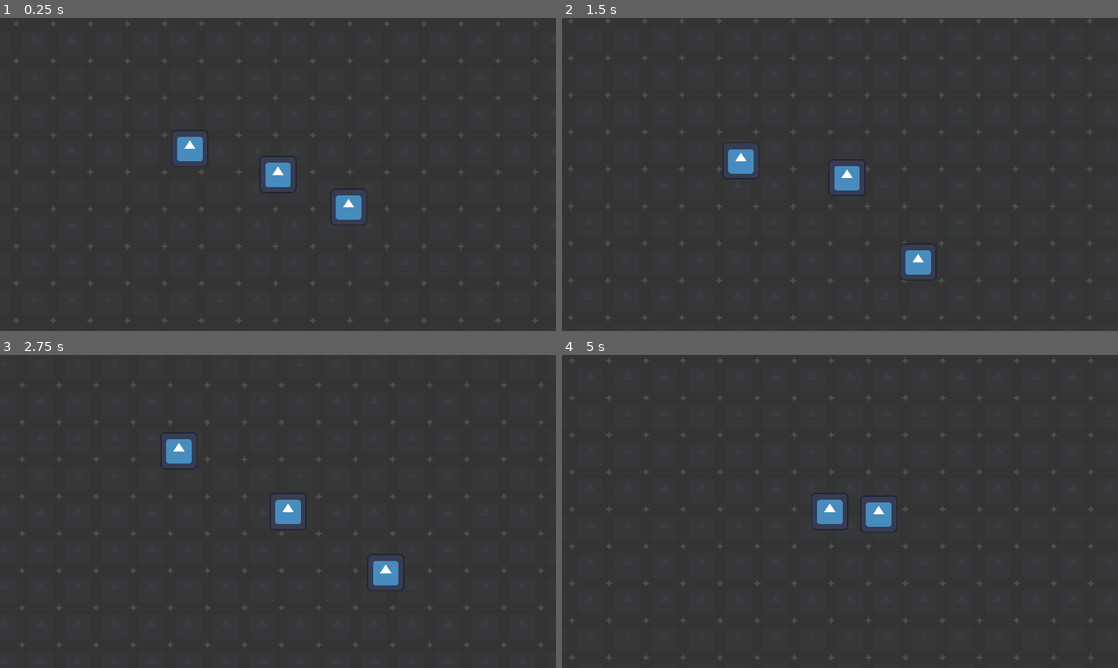
Above: before the commit, frames 1-4 (two rows, left to right).
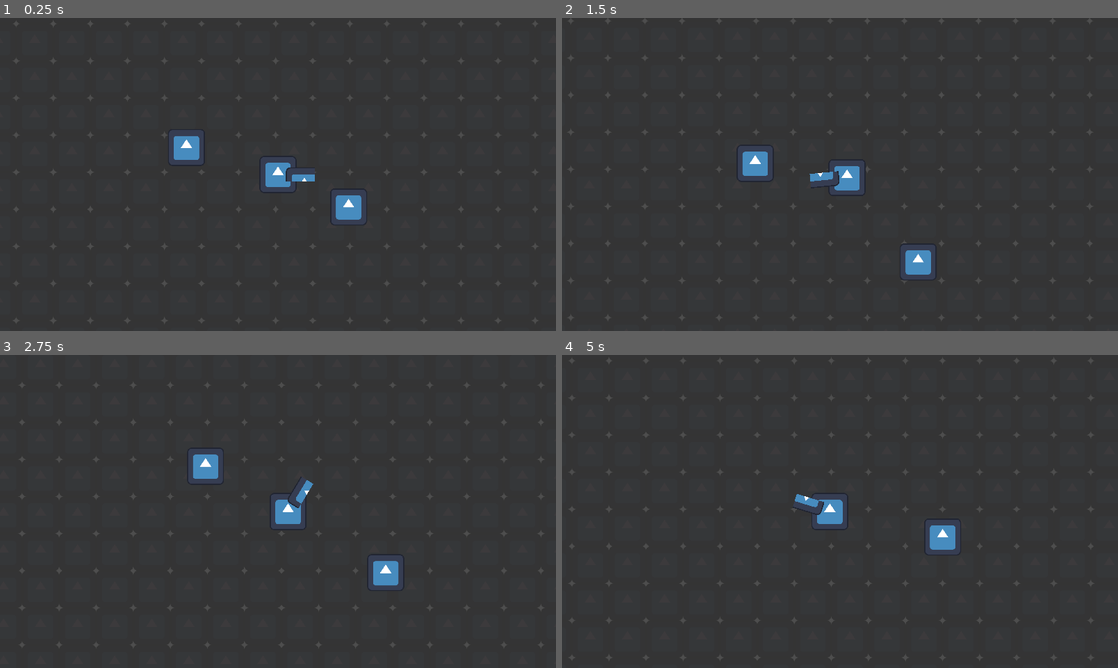
Above: after the commit, the same moments.

Repository: alfroids/Mama-Bazooka-
Game: Godot game, scene res://scenes/main/main.tscn
The game is run twice, just before and just after one commit, with the same random seed, the same clock (stepped at 60 frames per second) and the same inputs. The engine's default icon, where the game draws it, is replaced by a stand-in: a white triangle on a blue panel in a dark square.
Inputs (mouse positions are in pixels of both pictures, inside the frame that each line leads up to):
- Up to frame 1 (0.25 s): no input
- Up to frame 2 (1.5 s): move the mouse to (962, 158) at 0.52 s; press the mouse at (962, 158) at 0.53 s; hold D (move_right) 0.53-1.28 s; move the mouse to (728, 190) at 1.27 s; release the mouse at (728, 190) at 1.28 s; hold S (move_down) from 1.28 s (still down); click (728, 190) at 1.35 s
- Up to frame 3 (2.75 s): move the mouse to (333, 442) at 2.02 s; release S (move_down) at 2.03 s; press the mouse at (333, 442) at 2.03 s; hold D (move_right) from 2.03 s (still down)
- Up to frame 4 (5 s): move the mouse to (812, 574) at 2.77 s; release D (move_right) at 2.78 s; release the mouse at (812, 574) at 2.78 s; hold W (move_up) 2.78-3.53 s; click (812, 574) at 2.85 s; move the mouse to (1006, 558) at 3.52 s; press the mouse at (1006, 558) at 3.53 s; hold A (move_left) from 3.53 s (still down); move the mouse to (673, 464) at 4.27 s; release the mouse at (673, 464) at 4.28 s; click (673, 464) at 4.35 s

The runs differ from the first frame. In frame 1, 0.5% of the frame differs, in the area x 30-57%, y 35-53%; in frame 2, 1.0%; in frame 3, 1.4%; in frame 4, 1.6%, in the area x 41-72%, y 44-64%.

Commit message:
Add a simple weapon and reactions

Diff:
--- a/project.godot
+++ b/project.godot
@@ -62,6 +62,11 @@
 "events": [Object(InputEventKey,"resource_local_to_scene":false,"resource_name":"","device":-1,"window_id":0,"alt_press …(191 unchanged characters)…
 ]
 }
+hit={
+"deadzone": 0.5,
+"events": [Object(InputEventMouseButton,"resource_local_to_scene":false,"resource_name":"","device":-1,"window_id":0,"alt_pressed":false,"shift_pressed":false,"ctrl_pressed":false,"meta_pressed":false,"button_mask":1,"position":Vector2(134, 6),"global_position":Vector2(143, 48),"factor":1.0,"button_index":1,"canceled":false,"pressed":true,"double_click":false,"script":null)
+]
+}
 
 [layer_names]
 
--- a/scenes/child/child.gd
+++ b/scenes/child/child.gd
@@ -1,3 +1,4 @@
+class_name Child
 extends CharacterBody2D
 
 
@@ -8,6 +9,7 @@
 var mother: CharacterBody2D
 
 @onready var player: CharacterBody2D = get_tree().get_first_node_in_group(&"player") as CharacterBody2D
+@onready var hp: int = 3
 
 
 func _physics_process(delta: float) -> void:
@@ -27,3 +29,9 @@
 		velocity = velocity.move_toward(speed * mother_dir, delta * acceleration)
 
 	move_and_slide()
+
+
+func hit() -> void:
+	hp -= 1
+	if hp <= 0:
+		queue_free()
--- a/scenes/main/main.tscn
+++ b/scenes/main/main.tscn
@@ -15,9 +15,9 @@
 [node name="Mother" parent="." instance=ExtResource("2_cgwta")]
 position = Vector2(-349, -103)
 
-[node name="Player2" parent="." instance=ExtResource("4_id310")]
+[node name="Player" parent="." instance=ExtResource("4_id310")]
 
-[node name="Camera2D" type="Camera2D" parent="Player2"]
+[node name="Camera2D" type="Camera2D" parent="Player"]
 process_callback = 0
 position_smoothing_enabled = true
 
--- a/scenes/mother/mother.gd
+++ b/scenes/mother/mother.gd
@@ -1,14 +1,30 @@
+class_name Mother
 extends CharacterBody2D
 
 
-@export var speed: float = 200.0
+@export var speed: float = 250.0
+@export var acceleration: float = 1200.0
 
 @onready var player: CharacterBody2D = get_tree().get_first_node_in_group(&"player") as CharacterBody2D
+@onready var is_stunned: bool = false
+@onready var stun_timer: Timer = $StunTimer as Timer
 
 
-func _physics_process(_delta: float) -> void:
+func _physics_process(delta: float) -> void:
+	if is_stunned:
+		return
+
 	if player:
 		var player_dir: Vector2 = global_position.direction_to(player.global_position)
-		velocity = speed * player_dir
+		velocity = velocity.move_toward(speed * player_dir, delta * acceleration)
 
 	move_and_slide()
+
+
+func hit() -> void:
+	is_stunned = true
+	stun_timer.start()
+
+
+func _on_stun_timer_timeout() -> void:
+	is_stunned = false
--- a/scenes/mother/mother.tscn
+++ b/scenes/mother/mother.tscn
@@ -18,3 +18,7 @@
 [node name="CollisionShape2D" type="CollisionShape2D" parent="."]
 position = Vector2(0, 1)
 shape = SubResource("RectangleShape2D_m37a2")
+
+[node name="StunTimer" type="Timer" parent="."]
+
+[connection signal="timeout" from="StunTimer" to="." method="_on_stun_timer_timeout"]
--- a/scenes/player/player.gd
+++ b/scenes/player/player.gd
@@ -1,8 +1,11 @@
+class_name Player
 extends CharacterBody2D
 
 
 @export var speed: float = 400.0
 @export var acceleration: float = 1600.0
+
+@onready var weapon_holder: Node2D = $WeaponHolder as Node2D
 
 
 func _physics_process(delta: float) -> void:
@@ -14,3 +17,9 @@
 		velocity = velocity.move_toward(speed * input, delta * acceleration)
 
 	move_and_slide()
+
+
+func _process(_delta: float) -> void:
+	var mouse_pos: Vector2 = get_global_mouse_position()
+	#weapon_holder.rotation = global_position.angle_to_point(mouse_pos)
+	weapon_holder.look_at(mouse_pos)
--- a/scenes/player/player.tscn
+++ b/scenes/player/player.tscn
@@ -1,7 +1,8 @@
-[gd_scene load_steps=4 format=3 uid="uid://cllgnoyqonuhs"]
+[gd_scene load_steps=5 format=3 uid="uid://cllgnoyqonuhs"]
 
 [ext_resource type="Texture2D" uid="uid://d0jfskfgad8wc" path="res://icon.svg" id="1_0qx8s"]
 [ext_resource type="Script" path="res://scenes/player/player.gd" id="1_hya73"]
+[ext_resource type="PackedScene" uid="uid://bs6hubyufn6uj" path="res://scenes/weapon/weapon.tscn" id="3_kiq52"]
 
 [sub_resource type="RectangleShape2D" id="RectangleShape2D_xoqqc"]
 size = Vector2(123, 125)
@@ -17,3 +18,8 @@
 [node name="CollisionShape2D" type="CollisionShape2D" parent="."]
 position = Vector2(-0.5, 0.5)
 shape = SubResource("RectangleShape2D_xoqqc")
+
+[node name="WeaponHolder" type="Node2D" parent="."]
+
+[node name="Weapon" parent="WeaponHolder" instance=ExtResource("3_kiq52")]
+position = Vector2(77, 0)
--- /dev/null
+++ b/scenes/weapon/weapon.gd
@@ -0,0 +1,19 @@
+class_name Weapon
+extends Area2D
+
+
+@onready var collision_shape_2d: CollisionShape2D = $CollisionShape2D as CollisionShape2D
+
+
+func _unhandled_input(event: InputEvent) -> void:
+	if event.is_action_pressed(&"hit"):
+		collision_shape_2d.disabled = false
+	elif event.is_action_released(&"hit"):
+		collision_shape_2d.disabled = true
+
+
+func _on_body_entered(body: Node2D) -> void:
+	if body is Child:
+		(body as Child).hit()
+	elif body is Mother:
+		(body as Mother).hit()
--- /dev/null
+++ b/scenes/weapon/weapon.tscn
@@ -0,0 +1,23 @@
+[gd_scene load_steps=4 format=3 uid="uid://bs6hubyufn6uj"]
+
+[ext_resource type="Script" path="res://scenes/weapon/weapon.gd" id="1_prgte"]
+[ext_resource type="Texture2D" uid="uid://d0jfskfgad8wc" path="res://icon.svg" id="1_x602s"]
+
+[sub_resource type="RectangleShape2D" id="RectangleShape2D_btas8"]
+size = Vector2(100, 50)
+
+[node name="Weapon" type="Area2D"]
+collision_layer = 0
+collision_mask = 6
+script = ExtResource("1_prgte")
+
+[node name="Sprite2D" type="Sprite2D" parent="."]
+texture = ExtResource("1_x602s")
+region_enabled = true
+region_rect = Rect2(0, 0, 100, 50)
+
+[node name="CollisionShape2D" type="CollisionShape2D" parent="."]
+shape = SubResource("RectangleShape2D_btas8")
+disabled = true
+
+[connection signal="body_entered" from="." to="." method="_on_body_entered"]
